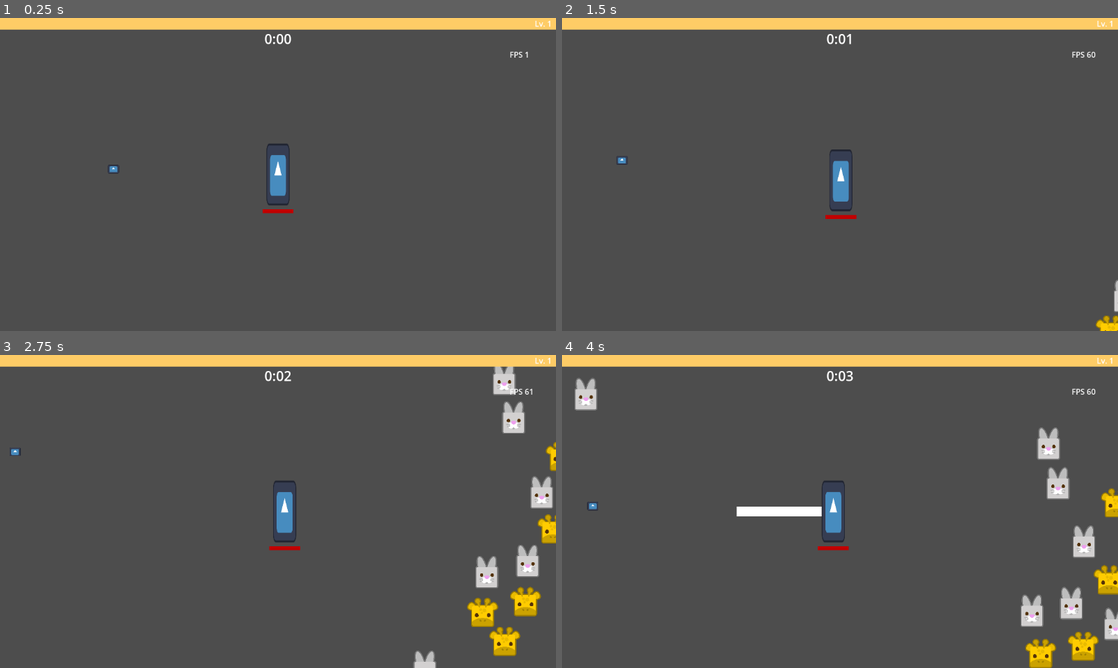
Above: before the commit, frames 1-4 (two rows, left to right).
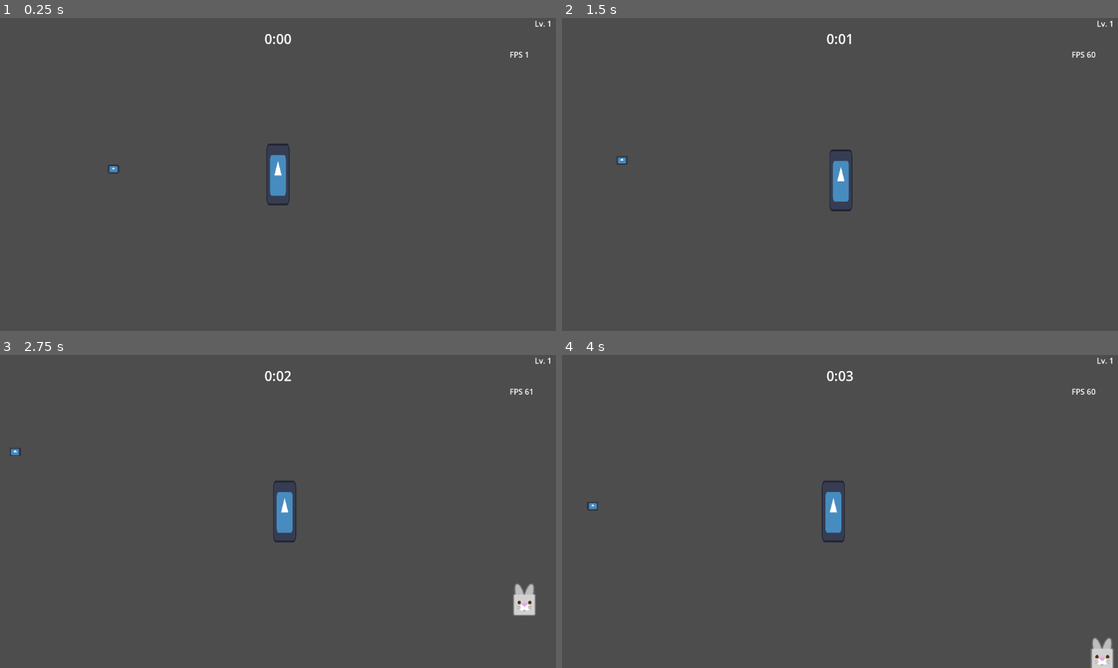
Above: after the commit, the same moments.

Repository: Boushitou/Q3_Nil_Survivor
Game: Godot game, scene res://Scenes/main_game.tscn
Two runs of this game, one before a commit and one after it. Both use one fixed random seed, a clock stepped at 60 frames per second and the inputs below. The engine's default icon, where the game draws it, is replaced by a stand-in: a white triangle on a blue panel in a dark square.
Inputs:
- Up to frame 1 (0.25 s): no input
- Up to frame 2 (1.5 s): tap Enter at 0.5 s; hold D (move_right) 0.53-1.28 s; hold S (move_down) from 1.28 s (still down)
- Up to frame 3 (2.75 s): release S (move_down) at 2.03 s; hold D (move_right) from 2.03 s (still down)
- Up to frame 4 (4 s): release D (move_right) at 2.78 s; hold W (move_up) 2.78-3.53 s; hold Q (move_left) from 3.53 s (still down)

The runs differ from the first frame. In frame 1, 3.8% of the frame differs, in the area x 0-100%, y 0-63%; in frame 2, 4.1%; in frame 3, 7.4%; in frame 4, 8.4%, in the area x 0-100%, y 0-100%.
Error after the commit: Cannot call method 'get_size' on a null value. (res://Scripts/Items/Weapons/CollisionModifier.gd:16)

Commit message:
Added more enemies type and waves. Added a force to the weapon, enemies can now be pushed back.

Diff:
--- a/Data/Enemies/0_beetle.tres
+++ b/Data/Enemies/0_beetle.tres
@@ -7,7 +7,7 @@
 script = ExtResource("1_hn2cu")
 ID = 0
 name = "Beetle"
-max_health = 5
+max_health = 100
 power = 5
 speed = 60.0
 sprite = ExtResource("2_gbbms")
--- a/Data/Enemies/3_stone_golem.tres
+++ /dev/null
@@ -1,13 +0,0 @@
-[gd_resource type="Resource" script_class="EnemyData" load_steps=3 format=3 uid="uid://c584eclw4prq4"]
-
-[ext_resource type="Script" path="res://Data/EnemyData.gd" id="1_3tvw6"]
-[ext_resource type="Texture2D" uid="uid://dg20f8a26ppyk" path="res://Assets/Enemies/Temporary/elephant.png" id="2_mvvgb"]
-
-[resource]
-script = ExtResource("1_3tvw6")
-ID = 4
-name = "Stone Golem"
-max_health = 150
-power = 10
-speed = 40.0
-sprite = ExtResource("2_mvvgb")
--- a/Data/Items/Weapons/8_kopesh.tres
+++ b/Data/Items/Weapons/8_kopesh.tres
@@ -5,6 +5,7 @@
 [resource]
 script = ExtResource("1_xw7h2")
 damage = Array[int]([10, 15, 20, 25, 30, 35, 40, 45])
+push_back_force = 10.0
 atk_speed = Array[float]([1.0, 1.0, 1.0, 0.8, 0.8, 0.8, 0.8, 0.6])
 base_area = Vector2(200, 20)
 bonus_area = Array[float]([1.0, 1.0, 1.0, 1.0, 1.2, 1.2, 1.2, 1.4])
--- a/Data/Waves/wave3.tres
+++ b/Data/Waves/wave3.tres
@@ -7,5 +7,9 @@
 wave_nb = 3
 enemy_frequency = 0.5
 enemy_data = Array[Dictionary]([{
+"count": 20,
 "type": 0
+}, {
+"count": 10,
+"type": 2
 }])
--- a/Data/Waves/wave4.tres
+++ b/Data/Waves/wave4.tres
@@ -7,5 +7,12 @@
 wave_nb = 4
 enemy_frequency = 0.25
 enemy_data = Array[Dictionary]([{
-"type": 2
+"count": 15,
+"type": 3
+}, {
+"count": 30,
+"type": 0
+}, {
+"count": 5,
+"type": 4
 }])
--- a/Data/Weapon.gd
+++ b/Data/Weapon.gd
@@ -3,6 +3,7 @@
 extends "res://Data/Item.gd"
 
 @export var damage : Array[int]
+@export var push_back_force : float
 @export var atk_speed : Array[float]
 @export var base_area :Vector2
 @export var bonus_area : Array[float]
@@ -14,6 +15,10 @@
 	return damage[level]
 
 
+func get_push_back_force() -> float:
+	return push_back_force
+
+
 func create_attack(_player_stats: PlayerStats, _level: int, _inventory : Inventory,
 _position : Vector2 = Vector2.ZERO, _direction : Vector2 = Vector2.ZERO) -> Node:
 	return null
--- a/Scenes/GameCanvas.tscn
+++ b/Scenes/GameCanvas.tscn
@@ -11,7 +11,7 @@
 [ext_resource type="Resource" uid="uid://dsh1hnaocgi5g" path="res://Data/Items/Passives/6_fly_amulet.tres" id="9_2y07n"]
 [ext_resource type="Resource" uid="uid://df1y10ksv8cgl" path="res://Data/Items/Passives/7_two_finger_amulet.tres" id="10_x2qyv"]
 [ext_resource type="Resource" uid="uid://c7p64if204yio" path="res://Data/Items/Weapons/8_kopesh.tres" id="11_kf8p0"]
-[ext_resource type="Texture2D" uid="uid://cwok782vrw060" path="res://Assets/Square.png" id="12_l6qja"]
+[ext_resource type="Texture2D" uid="uid://cwok782vrw060" path="res://Assets/Shapes/Square.png" id="12_l6qja"]
 [ext_resource type="Script" path="res://Scripts/Systems/TimerSurvival.gd" id="13_4ttek"]
 [ext_resource type="Script" path="res://Scripts/UIs/XpProgressBar.gd" id="13_nsfak"]
 
--- a/Scenes/Player.tscn
+++ b/Scenes/Player.tscn
@@ -7,7 +7,7 @@
 [ext_resource type="Script" path="res://Scripts/Player/PlayerCollisions.gd" id="5_b0aba"]
 [ext_resource type="Script" path="res://Scripts/Player/XPCollision.gd" id="5_e4ahy"]
 [ext_resource type="Script" path="res://Scripts/Systems/Health.gd" id="6_lf85x"]
-[ext_resource type="Texture2D" uid="uid://cwok782vrw060" path="res://Assets/Square.png" id="7_77ed3"]
+[ext_resource type="Texture2D" uid="uid://cwok782vrw060" path="res://Assets/Shapes/Square.png" id="7_77ed3"]
 [ext_resource type="Script" path="res://Scripts/Items/Inventory.gd" id="7_mn01f"]
 [ext_resource type="Script" path="res://Scripts/UIs/HealthBar.gd" id="8_y1rp1"]
 [ext_resource type="Script" path="res://Scripts/Player/PlayerAttack.gd" id="9_4gebf"]
--- a/Scenes/Weapons/kopesh.tscn
+++ b/Scenes/Weapons/kopesh.tscn
@@ -2,8 +2,8 @@
 
 [ext_resource type="Script" path="res://Scripts/Items/Weapons/WeaponBehavior.gd" id="1_0ffcn"]
 [ext_resource type="Script" path="res://Scripts/Items/Weapons/WeaponsCollision.gd" id="1_f66n7"]
-[ext_resource type="Texture2D" uid="uid://cwok782vrw060" path="res://Assets/Square.png" id="2_3fhjv"]
 [ext_resource type="Script" path="res://Scripts/Items/Weapons/CollisionModifier.gd" id="2_22q47"]
+[ext_resource type="Texture2D" uid="uid://cwok782vrw060" path="res://Assets/Shapes/Square.png" id="3_jegye"]
 [ext_resource type="Script" path="res://Scripts/Items/Weapons/WeaponTimer.gd" id="5_63bj5"]
 
 [sub_resource type="RectangleShape2D" id="RectangleShape2D_faxja"]
@@ -25,7 +25,7 @@
 
 [node name="Sprite2D" type="Sprite2D" parent="WeaponBody"]
 scale = Vector2(0.97, 0.2)
-texture = ExtResource("2_3fhjv")
+texture = ExtResource("3_jegye")
 
 [node name="CollisionShape2D" type="CollisionShape2D" parent="WeaponBody"]
 shape = SubResource("RectangleShape2D_faxja")
--- a/Scenes/main_game.tscn
+++ b/Scenes/main_game.tscn
@@ -10,8 +10,13 @@
 [ext_resource type="Resource" uid="uid://bwhux13w4ad2p" path="res://Data/Waves/wave1.tres" id="7_eys2x"]
 [ext_resource type="Resource" uid="uid://bmh5pfw8h3mqh" path="res://Data/Waves/wave2.tres" id="7_mered"]
 [ext_resource type="Resource" uid="uid://dhtrl42tt5ogm" path="res://Data/Enemies/0_beetle.tres" id="9_bhl7t"]
+[ext_resource type="Resource" uid="uid://bsp7y18w33ux1" path="res://Data/Waves/wave3.tres" id="9_wf2w0"]
 [ext_resource type="Resource" uid="uid://cm3hry1mlptl6" path="res://Data/Enemies/1_mummy.tres" id="10_hrgb2"]
+[ext_resource type="Resource" uid="uid://bmm04nhehaoa2" path="res://Data/Waves/wave4.tres" id="10_rkblb"]
 [ext_resource type="Script" path="res://Scripts/Items/XpOrbManager.gd" id="13_ij7ea"]
+[ext_resource type="Resource" uid="uid://cjy1han4o5m57" path="res://Data/Enemies/2_skeleton.tres" id="13_y3egy"]
+[ext_resource type="Resource" uid="uid://b0khdkysugn2s" path="res://Data/Enemies/3_sand_spirit.tres" id="14_qs507"]
+[ext_resource type="Resource" uid="uid://c584eclw4prq4" path="res://Data/Enemies/4_stone_golem.tres" id="15_2ams7"]
 
 [node name="MainGame" type="Node2D"]
 script = ExtResource("1_grhj2")
@@ -33,8 +38,8 @@
 
 [node name="EnemySpawner" type="Node" parent="EnemiesManager"]
 script = ExtResource("7_dhjye")
-waves = Array[Resource("res://Data/WaveData.gd")]([ExtResource("7_mered"), ExtResource("7_eys2x")])
-enemies_data = Array[Resource("res://Data/EnemyData.gd")]([ExtResource("9_bhl7t"), ExtResource("10_hrgb2")])
+waves = Array[Resource("res://Data/WaveData.gd")]([ExtResource("7_eys2x"), ExtResource("7_mered"), ExtResource("9_wf2w0"), ExtResource("10_rkblb")])
+enemies_data = Array[Resource("res://Data/EnemyData.gd")]([ExtResource("9_bhl7t"), ExtResource("10_hrgb2"), ExtResource("13_y3egy"), ExtResource("14_qs507"), ExtResource("15_2ams7")])
 
 [node name="XpOrbManager" type="Node" parent="EnemiesManager"]
 script = ExtResource("13_ij7ea")
--- a/Scenes/xp_orb.tscn
+++ b/Scenes/xp_orb.tscn
@@ -1,7 +1,7 @@
 [gd_scene load_steps=4 format=3 uid="uid://dsfcxbx4pfm2r"]
 
 [ext_resource type="Script" path="res://Scripts/Items/Experience.gd" id="1_2qc04"]
-[ext_resource type="Texture2D" uid="uid://clcwb2jfkfg6g" path="res://Assets/Circle.png" id="1_k3oth"]
+[ext_resource type="Texture2D" uid="uid://clcwb2jfkfg6g" path="res://Assets/Shapes/Circle.png" id="1_k3oth"]
 
 [sub_resource type="CircleShape2D" id="CircleShape2D_tdkdf"]
 
--- a/Scripts/Enemies/Enemy.gd
+++ b/Scripts/Enemies/Enemy.gd
@@ -86,6 +86,9 @@
 
 	return force
 
+func apply_push_back(force: float, direction: Vector2) -> void:
+	var push_vector = direction.normalized() * force
+	position += push_vector
 
 func set_collider_bounds() -> void:
 	if !sprite or !collider:
@@ -141,8 +144,11 @@
 	return neighbor_position
 
 
-func take_damage(amount : int) -> void:
+func take_damage(amount : int, force: float) -> void:
 	stats.health.take_damage(amount)
+
+	var direction = (global_position - player_node.global_position).normalized()
+	apply_push_back(force, direction)
 
 
 func get_damage() -> int:
--- a/Scripts/Items/Weapons/WeaponsCollision.gd
+++ b/Scripts/Items/Weapons/WeaponsCollision.gd
@@ -3,6 +3,7 @@
 
 @export var collider : CollisionModifier
 var damage : int = 0
+var force : float = 0.0
 
 var enemies_in_range : Array[Enemy]
 var hit_delay : float
@@ -25,10 +26,10 @@
 
 func set_weapon(weapon_data : Items, player_stats : PlayerStats) ->void:
 	damage = weapon_data.item.get_damage(weapon_data.level - 1) * player_stats.get_stat_value("power")
+	force = weapon_data.item.get_push_back_force()
 
 
 func _on_area_entered(area) ->void:
-	print("touching enemy")
 	if area.is_in_group("enemies"):
 		enemies_in_range.append(area)
 
@@ -40,6 +41,7 @@
 
 func apply_damage():
 	for enemy in enemies_in_range:
-		enemy.take_damage(damage)
+		var direction = (enemy.global_position - global_position).normalized()
+		enemy.take_damage(damage, force)
 		if not enemy.is_visible():
 			enemies_in_range.erase(enemy)
Binary file removed: Assets/Circle.png
Not shown, removed: Assets/Circle.png.import
Binary file removed: Assets/Square.png
Not shown, removed: Assets/Square.png.import
Not shown: 1 places in Scenes/main_game.tscn that only renumber resources
